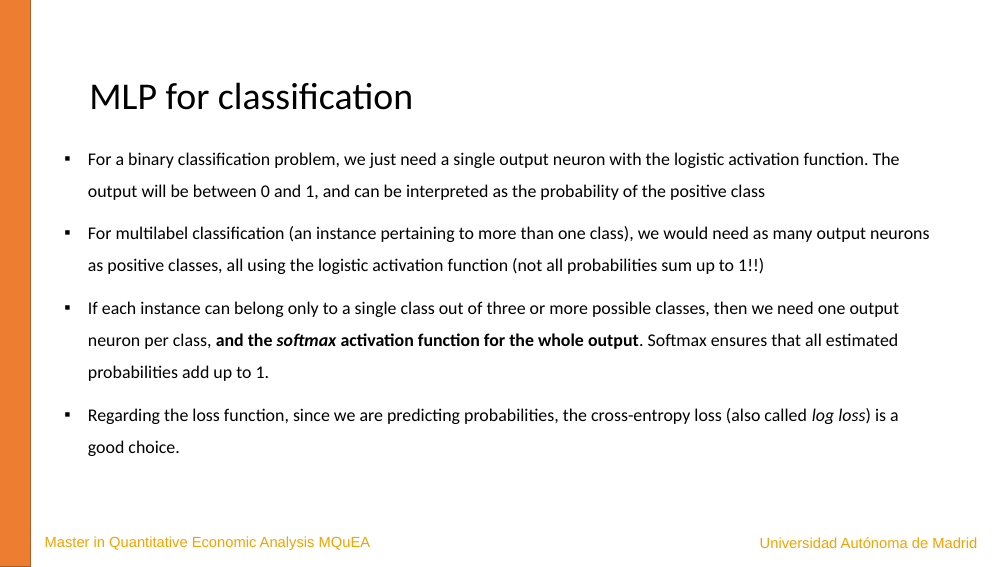
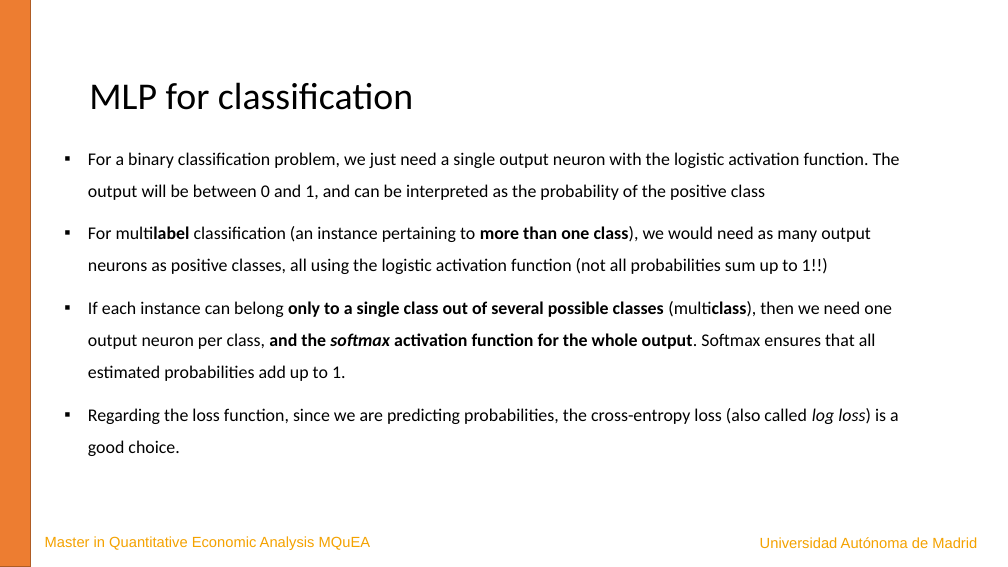
Before and after one commit to JavierBas/IMLEF-MQuEA, a slide deck: slide 12 of Slides/Topic 6 - Artificial Neural Networks.pptx. Drawn at 1008x567 pixels with LibreOffice and Linux fonts; fonts in the diff are those of the drawing. Boxes give left, top, right and bottom in pixels: in the first picture for what was removed or moved away, otherwise in the second. Text is boxed around its words. In the diff, an @@ line names an element or a change of style, - is before the commit and + after.

```diff
--- a/Slides/Topic 6 - Artificial Neural Networks.pptx
+++ b/Slides/Topic 6 - Artificial Neural Networks.pptx
@@ text at <box>88,226,871,274</box>: bold on in "multilabel more than one class)," @@
@@ text at <box>88,301,892,381</box>: text changed @@
-▪ If each instance can belong only to a single class out of three or more possible classes, then we need one output neuron per class, and the softmax activation function for the whole output. Softmax ensures that all estimated probabilities add up to 1.
+▪ If each instance can belong only to a single class out of several possible classes (multiclass), then we need one output neuron per class, and the softmax activation function for the whole output. Softmax ensures that all estimated probabilities add up to 1.
```
Also in this commit, not shown: 13 other files.
